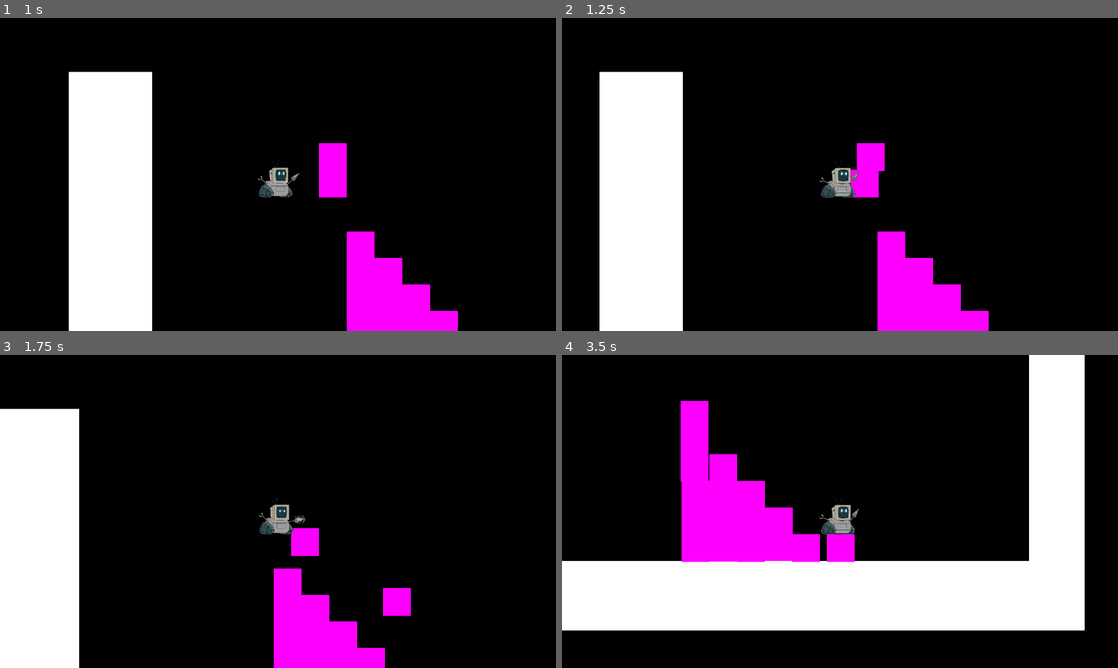
Above: before the commit, frames 1-4 (two rows, left to right).
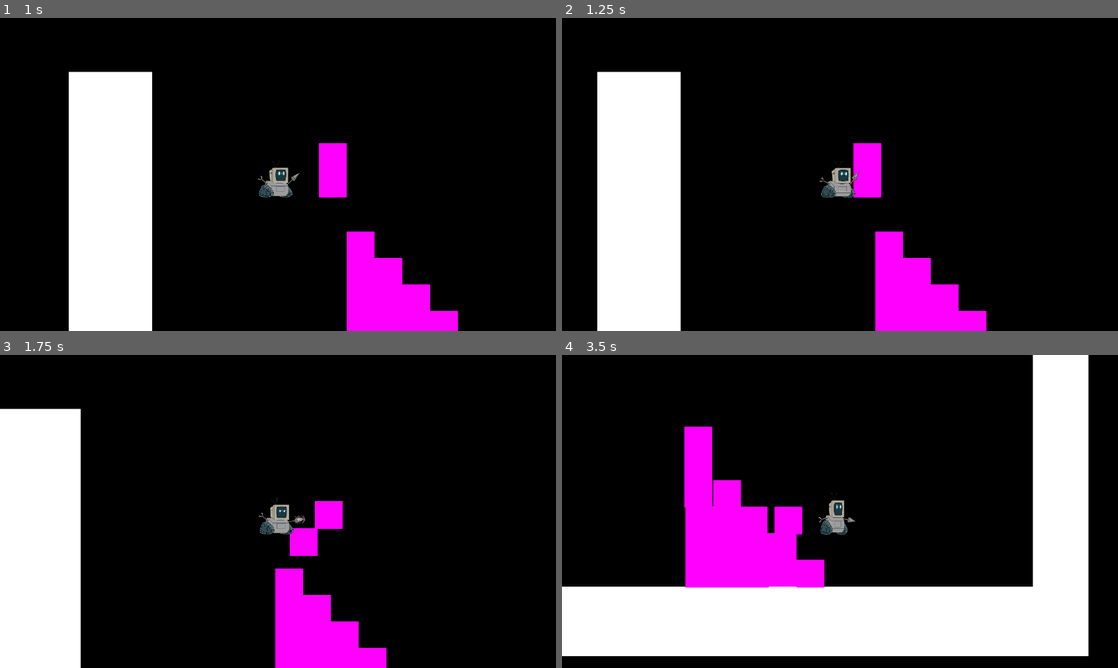
Above: after the commit, the same moments.

Repository: cvr8924/robot-game
Game: Godot game, scene res://ScreenOne.tscn
Same seed, same stepped clock (60 frames per second), same inputs: the game is played once before the commit and once after it. This scene is started directly instead of the project's main scene.
Inputs:
- Up to frame 1 (1 s): tap Enter (ui_accept) at 0.5, 0.77 s; hold Right (ui_right) from 0.53 s (still down); hold E (ui_interact, bound only after the commit) from 0.53 s (still down)
- Up to frame 2 (1.25 s): keep holding Right (ui_right); keep holding E (ui_interact, bound only after the commit)
- Up to frame 3 (1.75 s): keep holding Right (ui_right); release E (ui_interact, bound only after the commit) at 1.28 s; tap E (ui_interact, bound only after the commit) at 1.35 s; tap Enter (ui_accept) at 1.52 s
- Up to frame 4 (3.5 s): release Right (ui_right) at 2.03 s; hold Left (ui_left) 2.03-2.78 s; hold E (ui_interact, bound only after the commit) 2.03-2.78 s; hold Right (ui_right) from 2.78 s (still down); tap E (ui_interact, bound only after the commit) at 2.85 s; tap Enter (ui_accept) at 3.02 s

Frame 1 is identical in both runs. In frame 2, 1.4% of the frame differs, in the area x 6-77%, y 17-100%; in frame 3, 1.6%; in frame 4, 19%, in the area x 0-95%, y 0-97%.

Commit message:
commit :')

Diff:
--- /dev/null
+++ b/dialogue_area.gd
@@ -0,0 +1,17 @@
+extends Area2D
+
+@export var dialog_key = ""
+var area_active = false
+
+func _input(event):
+	if area_active and event.is_action_pressed("ui_interact"):
+		DialogueSignalBus.emit_signal("display_dialog",dialog_key)
+
+
+func _on_area_entered(area: Area2D) -> void:
+	area_active = true
+
+
+
+func _on_area_exited(area: Area2D) -> void:
+	area_active = false
--- /dev/null
+++ b/dialogue_area.tscn
@@ -0,0 +1,14 @@
+[gd_scene load_steps=2 format=3 uid="uid://bcqqb1lh5irjp"]
+
+[ext_resource type="Script" uid="uid://dqfm62ludvvpp" path="res://dialogue_area.gd" id="1_awspb"]
+
+[node name="Area2D" type="Area2D"]
+process_mode = 3
+collision_layer = 0
+collision_mask = 16
+script = ExtResource("1_awspb")
+
+[node name="CollisionShape2D" type="CollisionShape2D" parent="."]
+
+[connection signal="area_entered" from="." to="." method="_on_area_entered"]
+[connection signal="area_exited" from="." to="." method="_on_area_exited"]
--- a/player.tscn
+++ b/player.tscn
@@ -184,9 +184,11 @@
 &"RESET": SubResource("Animation_2hs0m")
 }
 
+[sub_resource type="RectangleShape2D" id="RectangleShape2D_sweqy"]
+size = Vector2(25.658274, 19.926586)
+
 [node name="Player" type="CharacterBody2D"]
-collision_layer = 19
-collision_mask = 17
+collision_layer = 3
 floor_constant_speed = true
 floor_snap_length = 2.0
 script = ExtResource("1_onrkg")
@@ -243,3 +245,12 @@
 
 [node name="Camera2D" type="Camera2D" parent="."]
 position = Vector2(8.867916, 5.6247826)
+
+[node name="DialogueInteractBox" type="Area2D" parent="."]
+collision_layer = 16
+collision_mask = 0
+
+[node name="CollisionShape2D" type="CollisionShape2D" parent="DialogueInteractBox"]
+visible = false
+position = Vector2(8.520621, 9.654369)
+shape = SubResource("RectangleShape2D_sweqy")
--- a/project.godot
+++ b/project.godot
@@ -18,6 +18,7 @@
 [autoload]
 
 Events="*res://Events.gd"
+DialogueSignalBus="*res://src/singleton/dialogue_signal_bus.gd"
 
 [display]
 
@@ -39,6 +40,11 @@
 "events": [Object(InputEventKey,"resource_local_to_scene":false,"resource_name":"","device":0,"window_id":0,"alt_presse …(189 unchanged characters)…
 ]
 }
+ui_interact={
+"deadzone": 0.2,
+"events": [Object(InputEventKey,"resource_local_to_scene":false,"resource_name":"","device":0,"window_id":0,"alt_pressed":false,"shift_pressed":false,"ctrl_pressed":false,"meta_pressed":false,"pressed":false,"keycode":0,"physical_keycode":69,"key_label":0,"unicode":0,"location":0,"echo":false,"script":null)
+]
+}
 
 [layer_names]
 
--- /dev/null
+++ b/src/singleton/dialogue_signal_bus.gd
@@ -0,0 +1,3 @@
+extends Node
+
+signal display_dialog(text_key)
Not shown, added: dialogue_area.gd.uid
Not shown: 1 places in player.tscn that only renumber resources
Not shown, added: src/singleton/dialogue_signal_bus.gd.uid
